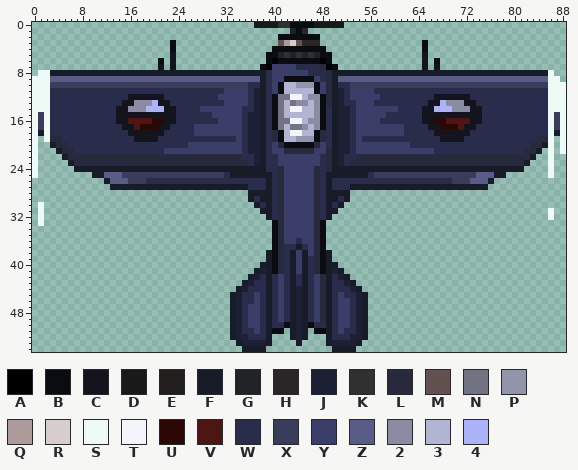
Two states of a sprite sheet, resources/images/team_red/plane/plane.png. This is how it looked before the edit.
The file is 89x55 pixels. Colours within 5 levels of each other are drawn and written as one.
Palette (. is transparent): A #000000  B #0a0c11  C #13141e  D #1a1919  E #231e1e  F #181c29  G #222327  H #2b2626  J #1d1f34  K #303030  L #27293d  M #635050  N #717382  P #9294a9  Q #ad9a9a  R #d8cdcd  S #eefaf6  T #f4f4fb  U #2b0805  V #4e1612  W #292c4a  X #393c5b  Y #3a3e68  Z #585c86  2 #8a8ca4  3 #b2b4d4  4 #acb3f6
And afterwards:
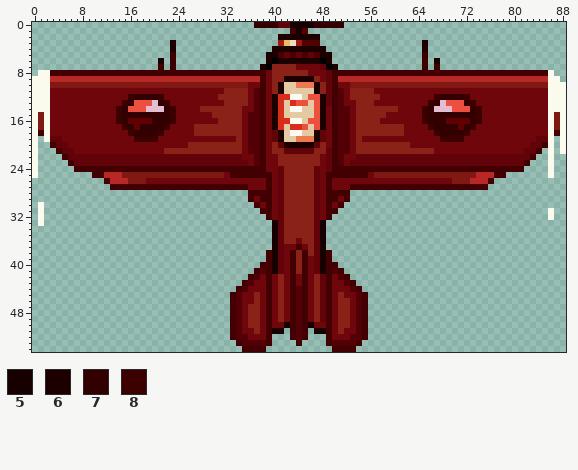
Colours new in this view: 5 #160000  6 #1c0000  7 #320000  8 #3c0000
Changes in this commit:
colour 2: #8a8ca4 -> #ee5040
colour 3: #b2b4d4 -> #e4caa2
colour 4: #acb3f6 -> #e4bed1
colour F: #181c29 -> #420002
colour G: #222327 -> #4a0000
colour H: #2b2626 -> #520000
colour J: #1d1f34 -> #520006
colour L: #27293d -> #620209
colour M: #635050 -> #a01714
colour N: #717382 -> #d92d1b
colour P: #9294a9 -> #ec7950
colour Q: #ad9a9a -> #e7bf61
colour R: #d8cdcd -> #eadebc
colour S: #eefaf6 -> #fbfbed
colour T: #f4f4fb -> #fdfaf3
colour V: #4e1612 -> #600000
colour W: #292c4a -> #6e060b
colour X: #393c5b -> #801914
colour Y: #3a3e68 -> #8b2217
colour Z: #585c86 -> #b82926
Changed rows in their new state; - is a pixel that keeps its letter.
first column x 14:
 0 -----------------------7777LL555577777-----------------------
 1 -----------------------------F5------------------------------
 2 ---------------------------6666666---------------------------
 3 ---------6-----------------------------------------6---------
 4 ---------6----------------666666666----------------6---------
 5 ---------8---------------66-L-L-L-66---------------8---------
 6 -------6-8---------------6-6666666-6---------------8-6-------
 7 -------8-8--------------6-----------6--------------8-8-------
 9 ----------------------------66666----------------------------
10 ---------------------------6-----6---------------------------
11 ---------------------------6-----6---------------------------
12 --877778------------------6-------6------------------877778--
13 -87----78-----------------6-------6-----------------87----78-
14 87------78----------------6-------6----------------87------78
15 8777777778----------------6-------6----------------8777777778
16 87----7778----------------6-------6----------------8777----78
17 -87-77778-----------------6-------6-----------------87777-78-
18 --877778-------------------6-----6-------------------877778--
19 ---8888--------------------6-----6--------------------8888---
20 ----------------------------66666----------------------------
first column x 40:
33 5-------5
34 5-------5
35 5-------5
36 5-------5
37 5-------5
38 5-------5
39 5-------5
40 5-------5
41 5-------5
first column x 40:
50 --5---5--
51 55-----55
Pixel boxes of the changes (left, top, right, bottom) in both pictures:
changed: (32, 22, 566, 352)
